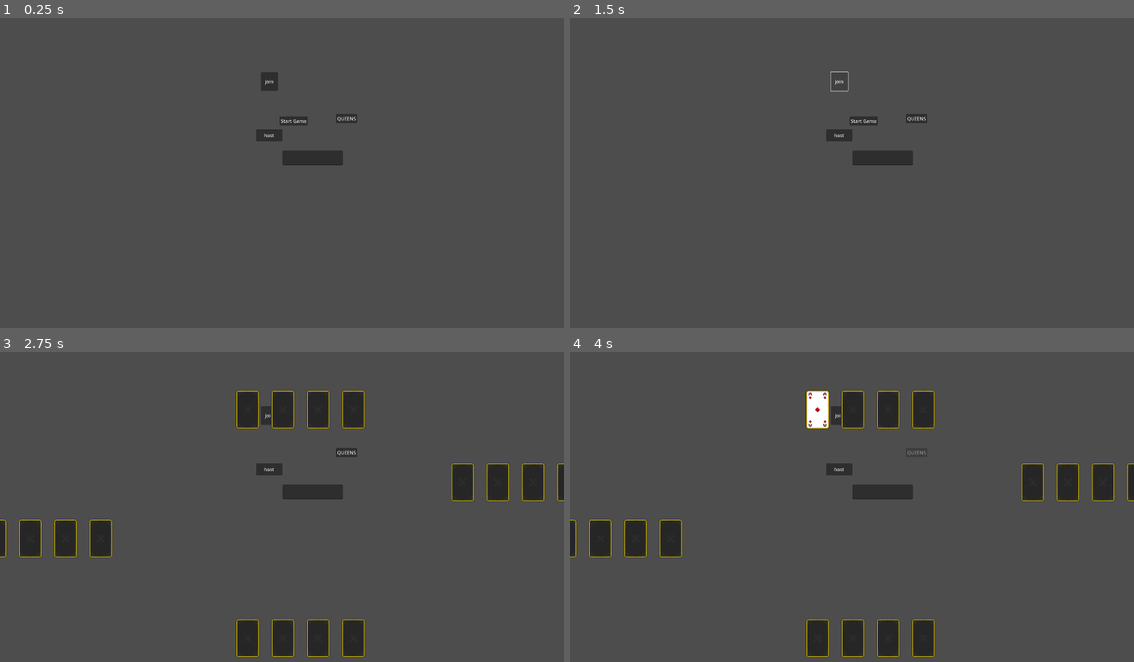
Above: before the commit, frames 1-4 (two rows, left to right).
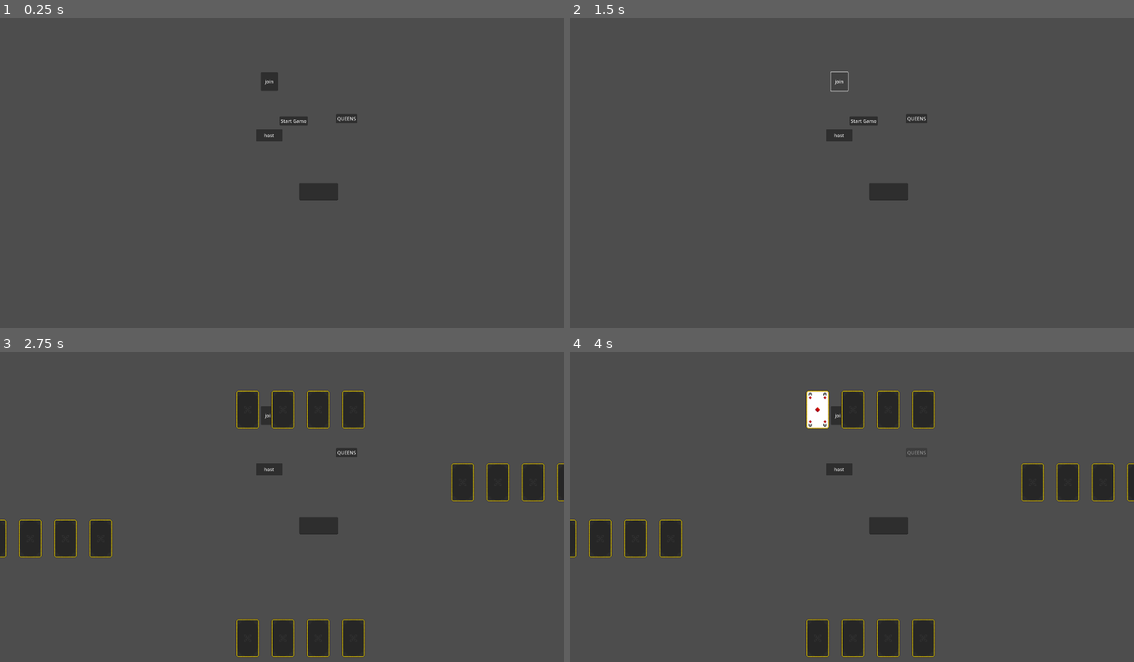
Above: after the commit, the same moments.

Repository: zyreoo/queens
Game: Godot game, scene res://scenes/main.tscn
The game is run twice, just before and just after one commit, with the same random seed, the same clock (stepped at 60 frames per second) and the same inputs.
Inputs (mouse positions are in pixels of both pictures, inside the frame that each line leads up to):
- Up to frame 1 (0.25 s): no input
- Up to frame 2 (1.5 s): click "host" at 0.5 s; click "join" at 1.25 s
- Up to frame 3 (2.75 s): click "Start Game" at 2 s
- Up to frame 4 (4 s): click "QUEENS" at 2.75 s; click (818, 410) at 3.52 s

The runs differ from the first frame. In frame 1, 0.9% of the frame differs, in the area x 50-61%, y 42-59%; in frame 2, 0.9%; in frame 3, 0.9%; in frame 4, 0.9%.

Commit message:
started to do the functionality of multiplayer but got stucked because i cant export an .app for macos or .dmg, so i need an external laptop, and rn i dont have another laptop

Diff:
--- a/queens-gameplay/project.godot
+++ b/queens-gameplay/project.godot
@@ -12,7 +12,7 @@
 
 config/name="queens-gameplay"
 run/main_scene="res://scenes/main.tscn"
-config/features=PackedStringArray("4.3", "Forward Plus")
+config/features=PackedStringArray("4.4", "Forward Plus")
 config/icon="res://wakatime/icon.svg"
 
 [display]
@@ -29,4 +29,5 @@
 
 renderer/rendering_method="gl_compatibility"
 renderer/rendering_method.mobile="gl_compatibility"
+textures/vram_compression/import_s3tc_bptc=true
 textures/vram_compression/import_etc2_astc=true
--- a/queens-gameplay/scenes/main.tscn
+++ b/queens-gameplay/scenes/main.tscn
@@ -28,12 +28,6 @@
 text = "host
 "
 
-[node name="IPAddressInput" type="LineEdit" parent="."]
-offset_left = 963.0
-offset_top = 452.0
-offset_right = 1168.0
-offset_bottom = 501.0
-
 [node name="JoinGame" type="Button" parent="."]
 offset_left = 889.0
 offset_top = 184.0
@@ -48,6 +42,21 @@
 offset_bottom = 358.0
 text = "QUEENS"
 
+[node name="IPField" type="LineEdit" parent="."]
+anchors_preset = 8
+anchor_left = 0.5
+anchor_top = 0.5
+anchor_right = 0.5
+anchor_bottom = 0.5
+offset_left = 1019.0
+offset_top = 563.0
+offset_right = 1152.0
+offset_bottom = 621.0
+grow_horizontal = 2
+grow_vertical = 2
+size_flags_horizontal = 4
+metadata/_edit_use_anchors_ = true
+
 [connection signal="pressed" from="StartGameButton" to="." method="_on_start_game_button_pressed"]
 [connection signal="pressed" from="HostButton" to="." method="_on_host_button_pressed"]
 [connection signal="pressed" from="JoinGame" to="." method="_on_join_game_pressed"]
--- a/queens-gameplay/scripts/card.gd
+++ b/queens-gameplay/scripts/card.gd
@@ -6,7 +6,7 @@
 @export var value: int
 @export var permanent_face_up: bool= false
 
-var card_back_texture = preload("res://assets/Card Back 3.png")
+var card_back_texture = preload("res://assets/Card Back 3.png"	)
 var front_texture : Texture = null
 var is_flipped = false
 var holding_player : Node = null
--- a/queens-gameplay/scripts/main.gd
+++ b/queens-gameplay/scripts/main.gd
@@ -1,4 +1,6 @@
 extends Node2D
+
+@onready var ip_field = $IPField
 
 var players = []
 var shuffled_deck = []
@@ -39,6 +41,8 @@
 var queens_caller_index = null
 var turn_advanced_this_frame = false
 
+var peer: WebSocketMultiplayerPeer
+
 func _ready():
 	print("the main scene is ready")
 
@@ -491,3 +495,30 @@
 	$queens.disabled = true
 	print("Current player index when Queens pressed: ", current_player_index)
 	print("Queens player index set to: ", queens_player_index)
+
+
+func _on_host_button_pressed():
+	peer = WebSocketMultiplayerPeer.new()
+	var error = peer.create_server(12345, "0.0.0.0")
+
+	if error != OK:
+		print("Failed to start server:", error)
+		return
+	multiplayer.multiplayer_peer = peer
+	print("Hosting Websocket server on port 12345")
+
+func _on_join_game_pressed():
+	var ip = ip_field.text.strip_edges()
+	if ip == "":
+		ip = "127.0.0.1"
+
+	print("🧪 Attempting to connect to: ws://" + ip + ":12345")
+
+	peer = WebSocketMultiplayerPeer.new()
+	var error = peer.create_client("ws://"+ip+":12345", null)
+
+	if error != OK:
+		print("Failed to connect:", error)
+		return
+	multiplayer.multiplayer_peer = peer
+	print("Connecting to the server", ip)
Not shown, added: queens-gameplay/addons/godot_super-wakatime/decompressor.gd.uid
Not shown, added: queens-gameplay/addons/godot_super-wakatime/godot_super-wakatime.gd.uid
Not shown, added: queens-gameplay/addons/godot_super-wakatime/heartbeat.gd.uid
Not shown, added: queens-gameplay/addons/godot_super-wakatime/utils.gd.uid
Binary file added: queens-gameplay/assets/card_back-export.png
Not shown, added: queens-gameplay/assets/card_back-export.png.import
Binary file added: queens-gameplay/assets/card_back.aseprite
Not shown, changed: queens-gameplay/export_presets.cfg
Not shown: 1 places in queens-gameplay/scenes/Card.tscn that only renumber resources
Not shown: 1 places in queens-gameplay/scenes/Player.tscn that only renumber resources
Not shown: 1 places in queens-gameplay/scenes/main.tscn that only renumber resources
Not shown, added: queens-gameplay/scripts/Player1.gd.uid
(and 2 more such lines)
